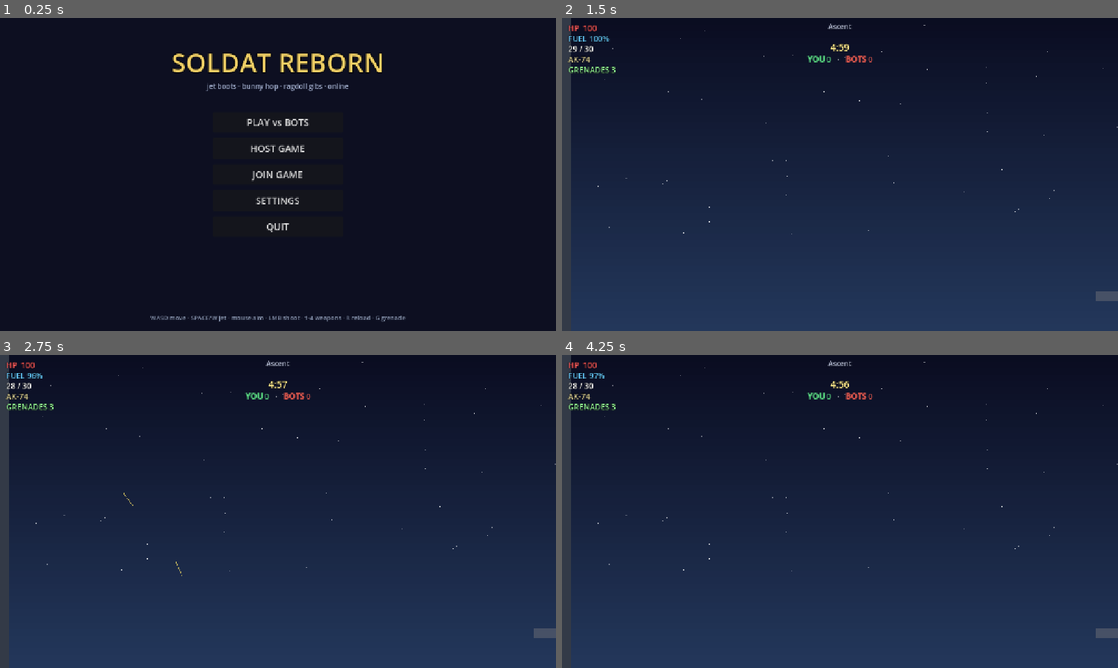
Above: before the commit, frames 1-4 (two rows, left to right).
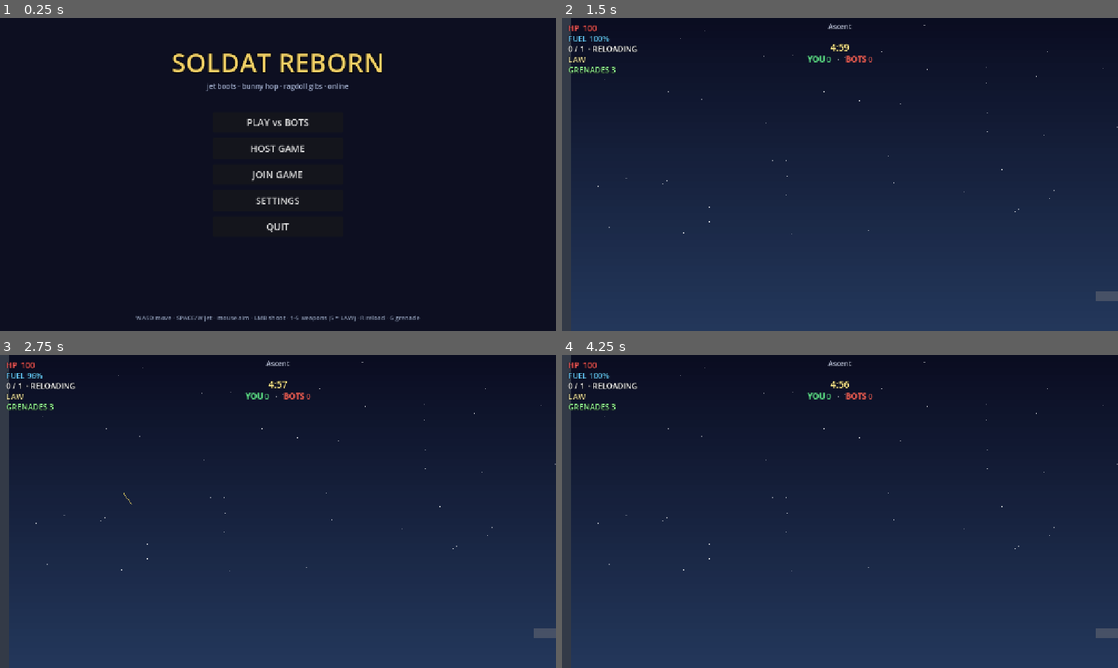
Above: after the commit, the same moments.

Repository: Predator04/Soldat-Reborn
Game: Godot game, scene res://scenes/menu.tscn
Two runs of this game, one before a commit and one after it. Both use one fixed random seed, a clock stepped at 60 frames per second and the inputs below.
Inputs (mouse positions are in pixels of both pictures, inside the frame that each line leads up to):
- Up to frame 1 (0.25 s): no input
- Up to frame 2 (1.5 s): click "PLAY vs BOTS" at 0.5 s; tap Enter at 1.25 s; move the mouse to (962, 158) at 1.27 s; hold D from 1.28 s (still down); hold 5 from 1.28 s (still down); click (962, 158) at 1.42 s
- Up to frame 3 (2.75 s): keep holding D; tap Space at 1.52, 2, 2.27 s; move the mouse to (166, 527) at 2.02 s; release 5 at 2.03 s; tap 5 at 2.1 s; click (166, 527) at 2.17 s
- Up to frame 4 (4.25 s): move the mouse to (895, 442) at 2.77 s; release D at 2.78 s; hold A 2.78-3.53 s; hold 1 2.78-3.53 s; click (895, 442) at 2.92 s; tap 5 at 3.05, 3.8 s; tap Enter at 3.5 s; move the mouse to (812, 574) at 3.52 s; hold D from 3.53 s (still down); tap 2 at 3.6 s; click (812, 574) at 3.67 s; tap Space at 3.77 s

The runs differ from the first frame. In frame 1, 0.4% of the frame differs, in the area x 24-76%, y 95-98%; in frame 2, 0.2%; in frame 3, 0.2%; in frame 4, 0.3%.

Commit message:
Add LAW rocket launcher (weapon #5)
- Slow straight projectile, ~130px blast radius, splash damage to everyone in range (own team included, so rocket-jump works).
- Heavy recoil (~240) enables Soldat-style rocket-jumping when firing downward.
- Bot loadout support: last bot per map spawns with LAW (fire_cd 1.6s to keep it fair). All others stay on AK-74.
- Multiplayer wired through existing net_shoot RPC — clients see rockets replicate + explode correctly.

Co-Authored-By: Claude Opus 4.7 (1M context) <noreply@anthropic.com>

Diff:
--- /dev/null
+++ b/scenes/rocket.tscn
@@ -0,0 +1,6 @@
+[gd_scene load_steps=2 format=3]
+
+[ext_resource type="Script" path="res://scripts/rocket.gd" id="1"]
+
+[node name="Rocket" type="Area2D"]
+script = ExtResource("1")
--- a/scripts/bot.gd
+++ b/scripts/bot.gd
@@ -6,6 +6,7 @@
 @export var color := Color(0.85, 0.3, 0.25)
 var team := 1
 var display_name := "Bot"
+var loadout := "AK-74"  # or "LAW" — set by Main._spawn_bot before add_child
 
 var last_killer := ""
 var last_weapon := ""
@@ -40,6 +41,7 @@
 
 var bullet_scene := preload("res://scenes/bullet.tscn")
 var grenade_scene := preload("res://scenes/grenade.tscn")
+var rocket_scene := preload("res://scenes/rocket.tscn")
 
 
 func _ready() -> void:
@@ -173,22 +175,35 @@
 
 func _shoot(to_t: Vector2) -> void:
 	var aim := to_t.normalized()
-	Sfx.shoot("AK-74")
+	Sfx.shoot(loadout)
 	# lead the target by its velocity (predictive aim)
+	var speed_est: float = 720.0 if loadout != "LAW" else 720.0
 	if is_instance_valid(target) and target is CharacterBody2D:
-		var t_est: float = to_t.length() / BULLET_SPEED
+		var t_est: float = to_t.length() / speed_est
 		var lead: Vector2 = target.global_position + target.velocity * t_est
 		aim = (lead - global_position).normalized()
-	var b := bullet_scene.instantiate()
-	b.global_position = global_position + aim * 26.0
-	b.direction = aim
-	b.speed = BULLET_SPEED
-	b.damage = 12.0
-	b.team = team
-	b.killer_name = display_name
-	b.weapon_name = "AK-74"
-	get_parent().add_child(b)
-	fire_cd = 0.45
+	if loadout == "LAW":
+		var r := rocket_scene.instantiate()
+		r.global_position = global_position + aim * 26.0
+		r.direction = aim
+		r.speed = 720.0
+		r.damage = 90.0
+		r.team = team
+		r.killer_name = display_name
+		r.weapon_name = "LAW"
+		get_parent().add_child(r)
+		fire_cd = 1.6  # slow rocket bots so they aren't oppressive
+	else:
+		var b := bullet_scene.instantiate()
+		b.global_position = global_position + aim * 26.0
+		b.direction = aim
+		b.speed = BULLET_SPEED
+		b.damage = 12.0
+		b.team = team
+		b.killer_name = display_name
+		b.weapon_name = "AK-74"
+		get_parent().add_child(b)
+		fire_cd = 0.45
 
 
 func take_damage(amount: float, killer := "", weapon := "", killer_team := -1) -> void:
--- a/scripts/main.gd
+++ b/scripts/main.gd
@@ -173,20 +173,23 @@
 func _spawn_bots() -> void:
 	var spots: Array = _map["bot_spawns"]
 	for i in spots.size():
-		_spawn_bot(spots[i], 1, "Bot %d" % (i + 1))
-
-
-func _spawn_bot(pos: Vector2, team: int, bname: String) -> void:
+		# Last bot gets the LAW so at least one rocket-bot is always in the mix.
+		var loadout := "LAW" if i == spots.size() - 1 else "AK-74"
+		_spawn_bot(spots[i], 1, "Bot %d" % (i + 1), loadout)
+
+
+func _spawn_bot(pos: Vector2, team: int, bname: String, loadout: String = "AK-74") -> void:
 	if not is_inside_tree():
 		return
 	var b := bot_scene.instantiate()
 	b.position = pos
 	b.team = team
 	b.display_name = bname
+	b.loadout = loadout
 	# Bots respawn on the same slot so the match can accumulate score.
 	b.died.connect(func() -> void:
 		get_tree().create_timer(2.0).timeout.connect(func() -> void:
-			_spawn_bot(pos, team, bname)))
+			_spawn_bot(pos, team, bname, loadout)))
 	add_child(b)
 
 
--- a/scripts/menu.gd
+++ b/scripts/menu.gd
@@ -270,7 +270,7 @@
 
 func _build_footer() -> void:
 	var foot := Label.new()
-	foot.text = "WASD move · SPACE/W jet · mouse aim · LMB shoot · 1-4 weapons · R reload · G grenade"
+	foot.text = "WASD move · SPACE/W jet · mouse aim · LMB shoot · 1-5 weapons (5 = LAW) · R reload · G grenade"
 	foot.horizontal_alignment = HORIZONTAL_ALIGNMENT_CENTER
 	foot.set_anchors_preset(Control.PRESET_BOTTOM_WIDE)
 	foot.offset_top = -40
--- a/scripts/player.gd
+++ b/scripts/player.gd
@@ -20,11 +20,13 @@
 var aim_dir := Vector2.RIGHT
 
 # ── Weapons ────────────────────────────────────────────
+# `kind` = "hitscan-ish" bullet (default) OR "rocket" (LAW: slow, explodes, splash).
 var weapons := [
-	{"name": "Deagles", "damage": 34.0, "rate": 0.30, "mag": 14, "reload": 1.5, "auto": false, "spread": 0.02, "speed": 1200.0, "pellets": 1, "color": Color(0.92, 0.78, 0.35)},
-	{"name": "AK-74",   "damage": 22.0, "rate": 0.11, "mag": 30, "reload": 2.0, "auto": true,  "spread": 0.055, "speed": 1050.0, "pellets": 1, "color": Color(0.72, 0.72, 0.78)},
-	{"name": "MP5",     "damage": 13.0, "rate": 0.075, "mag": 32, "reload": 1.8, "auto": true,  "spread": 0.085, "speed": 950.0, "pellets": 1, "color": Color(0.5, 0.62, 0.8)},
-	{"name": "Spas-12", "damage": 9.0,  "rate": 0.6,  "mag": 8,  "reload": 2.5, "auto": false, "spread": 0.26, "speed": 850.0, "pellets": 8, "color": Color(0.88, 0.58, 0.3)},
+	{"name": "Deagles", "damage": 34.0, "rate": 0.30, "mag": 14, "reload": 1.5, "auto": false, "spread": 0.02, "speed": 1200.0, "pellets": 1, "color": Color(0.92, 0.78, 0.35), "kind": "bullet"},
+	{"name": "AK-74",   "damage": 22.0, "rate": 0.11, "mag": 30, "reload": 2.0, "auto": true,  "spread": 0.055, "speed": 1050.0, "pellets": 1, "color": Color(0.72, 0.72, 0.78), "kind": "bullet"},
+	{"name": "MP5",     "damage": 13.0, "rate": 0.075, "mag": 32, "reload": 1.8, "auto": true,  "spread": 0.085, "speed": 950.0, "pellets": 1, "color": Color(0.5, 0.62, 0.8), "kind": "bullet"},
+	{"name": "Spas-12", "damage": 9.0,  "rate": 0.6,  "mag": 8,  "reload": 2.5, "auto": false, "spread": 0.26, "speed": 850.0, "pellets": 8, "color": Color(0.88, 0.58, 0.3), "kind": "bullet"},
+	{"name": "LAW",     "damage": 90.0, "rate": 1.1,  "mag": 1,  "reload": 3.0, "auto": false, "spread": 0.0,  "speed": 720.0, "pellets": 1, "color": Color(0.85, 0.55, 0.35), "kind": "rocket"},
 ]
 var ammo: Array[int] = []
 var weapon_index := 1
@@ -60,6 +62,7 @@
 
 var bullet_scene := preload("res://scenes/bullet.tscn")
 var grenade_scene := preload("res://scenes/grenade.tscn")
+var rocket_scene := preload("res://scenes/rocket.tscn")
 
 
 func _ready() -> void:
@@ -182,6 +185,8 @@
 		_switch_weapon(2)
 	elif Input.is_physical_key_pressed(KEY_4):
 		_switch_weapon(3)
+	elif Input.is_physical_key_pressed(KEY_5):
+		_switch_weapon(4)
 
 	# reload
 	if Input.is_physical_key_pressed(KEY_R) and not reloading:
@@ -261,7 +266,8 @@
 	var w = weapons[weapon_index]
 	ammo[weapon_index] -= 1
 	fire_cd = float(w["rate"])
-	velocity -= aim_dir * 35.0
+	var recoil := 240.0 if str(w.get("kind", "bullet")) == "rocket" else 35.0
+	velocity -= aim_dir * recoil
 	var dirs := PackedVector2Array()
 	for _i in int(w["pellets"]):
 		dirs.append(aim_dir.rotated(randf_range(-float(w["spread"]), float(w["spread"]))))
@@ -364,20 +370,32 @@
 	if weapon_i < 0 or weapon_i >= weapons.size():
 		return
 	var w = weapons[weapon_i]
-	muzzle_t = 0.08
-	_shake(3.5)
+	muzzle_t = 0.10 if str(w.get("kind", "bullet")) == "rocket" else 0.08
+	_shake(6.0 if str(w.get("kind", "bullet")) == "rocket" else 3.5)
 	Sfx.shoot(str(w["name"]))
+	var kind := str(w.get("kind", "bullet"))
 	for i in dirs.size():
 		var bdir: Vector2 = dirs[i]
-		var b := bullet_scene.instantiate()
-		b.global_position = shot_pos + bdir * 26.0
-		b.direction = bdir
-		b.speed = float(w["speed"])
-		b.damage = float(w["damage"])
-		b.team = team
-		b.killer_name = display_name
-		b.weapon_name = str(w["name"])
-		get_parent().add_child(b)
+		if kind == "rocket":
+			var r := rocket_scene.instantiate()
+			r.global_position = shot_pos + bdir * 26.0
+			r.direction = bdir
+			r.speed = float(w["speed"])
+			r.damage = float(w["damage"])
+			r.team = team
+			r.killer_name = display_name
+			r.weapon_name = str(w["name"])
+			get_parent().add_child(r)
+		else:
+			var b := bullet_scene.instantiate()
+			b.global_position = shot_pos + bdir * 26.0
+			b.direction = bdir
+			b.speed = float(w["speed"])
+			b.damage = float(w["damage"])
+			b.team = team
+			b.killer_name = display_name
+			b.weapon_name = str(w["name"])
+			get_parent().add_child(b)
 
 
 @rpc("authority", "call_local", "reliable")
--- /dev/null
+++ b/scripts/rocket.gd
@@ -0,0 +1,106 @@
+extends Area2D
+## LAW rocket — slow, straight, area-damage on impact. Trails smoke + fire.
+
+var direction := Vector2.RIGHT
+var speed := 720.0
+var damage := 90.0
+var blast_radius := 130.0
+var team := 0
+var killer_name := ""
+var weapon_name := "LAW"
+
+var _life := 4.0
+var _smoke: CPUParticles2D
+
+
+func _ready() -> void:
+	add_to_group("bullet")
+	body_entered.connect(_on_body_entered)
+	var shape := CollisionShape2D.new()
+	var cs := CircleShape2D.new()
+	cs.radius = 5.0
+	shape.shape = cs
+	add_child(shape)
+	_smoke = CPUParticles2D.new()
+	_smoke.amount = 22
+	_smoke.lifetime = 0.55
+	_smoke.one_shot = false
+	_smoke.emitting = true
+	_smoke.direction = Vector2(-1, 0)
+	_smoke.spread = 22.0
+	_smoke.gravity = Vector2(0, -40)
+	_smoke.initial_velocity_min = 40.0
+	_smoke.initial_velocity_max = 90.0
+	_smoke.scale_amount_min = 2.0
+	_smoke.scale_amount_max = 4.0
+	_smoke.color = Color(0.9, 0.6, 0.35, 0.85)
+	add_child(_smoke)
+
+
+func _physics_process(delta: float) -> void:
+	position += direction * speed * delta
+	_smoke.direction = -direction
+	_life -= delta
+	if _life <= 0.0:
+		_explode()
+	queue_redraw()
+
+
+func _on_body_entered(body: Node) -> void:
+	# Ignore the shooter's team on direct impact — you can still splash-hit them though.
+	if body is CharacterBody2D and body.get("team") == team:
+		return
+	_explode()
+
+
+func _explode() -> void:
+	Sfx.explode()
+	for s in get_tree().get_nodes_in_group("soldier"):
+		if not is_instance_valid(s):
+			continue
+		var d: float = global_position.distance_to(s.global_position)
+		if d >= blast_radius:
+			continue
+		# Rockets damage everyone within blast radius (including own team — you can rocket-jump yourself).
+		var scaled: float = damage * (1.0 - d / blast_radius)
+		if s.has_method("take_damage") and s.is_multiplayer_authority():
+			s.take_damage(scaled, killer_name, weapon_name, team)
+	var p := CPUParticles2D.new()
+	p.amount = 70
+	p.lifetime = 0.55
+	p.explosiveness = 1.0
+	p.one_shot = true
+	p.emitting = true
+	p.global_position = global_position
+	p.direction = Vector2(0, -1)
+	p.spread = 180.0
+	p.gravity = Vector2(0, 260)
+	p.initial_velocity_min = 140.0
+	p.initial_velocity_max = 520.0
+	p.scale_amount_min = 3.0
+	p.scale_amount_max = 7.0
+	p.color = Color(1.0, 0.55, 0.2)
+	get_parent().add_child(p)
+	get_tree().create_timer(0.9).timeout.connect(p.queue_free)
+	queue_free()
+
+
+func _draw() -> void:
+	# Warhead + fins + plume
+	var back := -direction
+	var side := Vector2(-direction.y, direction.x)
+	draw_polygon(
+		PackedVector2Array([
+			direction * 10.0,
+			back * 6.0 + side * 4.0,
+			back * 6.0 - side * 4.0,
+		]),
+		PackedColorArray([
+			Color(0.9, 0.9, 0.9),
+			Color(0.6, 0.6, 0.65),
+			Color(0.6, 0.6, 0.65),
+		])
+	)
+	draw_line(back * 6.0 + side * 4.0, back * 12.0 + side * 7.0, Color(0.4, 0.42, 0.5), 2.0)
+	draw_line(back * 6.0 - side * 4.0, back * 12.0 - side * 7.0, Color(0.4, 0.42, 0.5), 2.0)
+	draw_circle(back * 14.0, 3.5, Color(1.0, 0.85, 0.35, 0.9))
Not shown, added: scripts/rocket.gd.uid
Not shown, changed: README.md
Not shown, changed: ROADMAP.md
